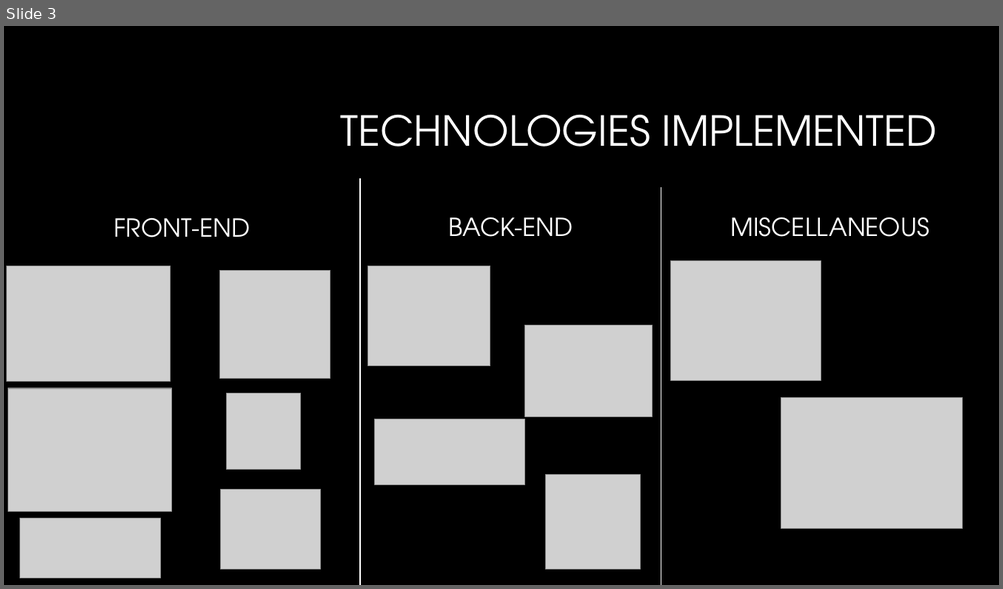
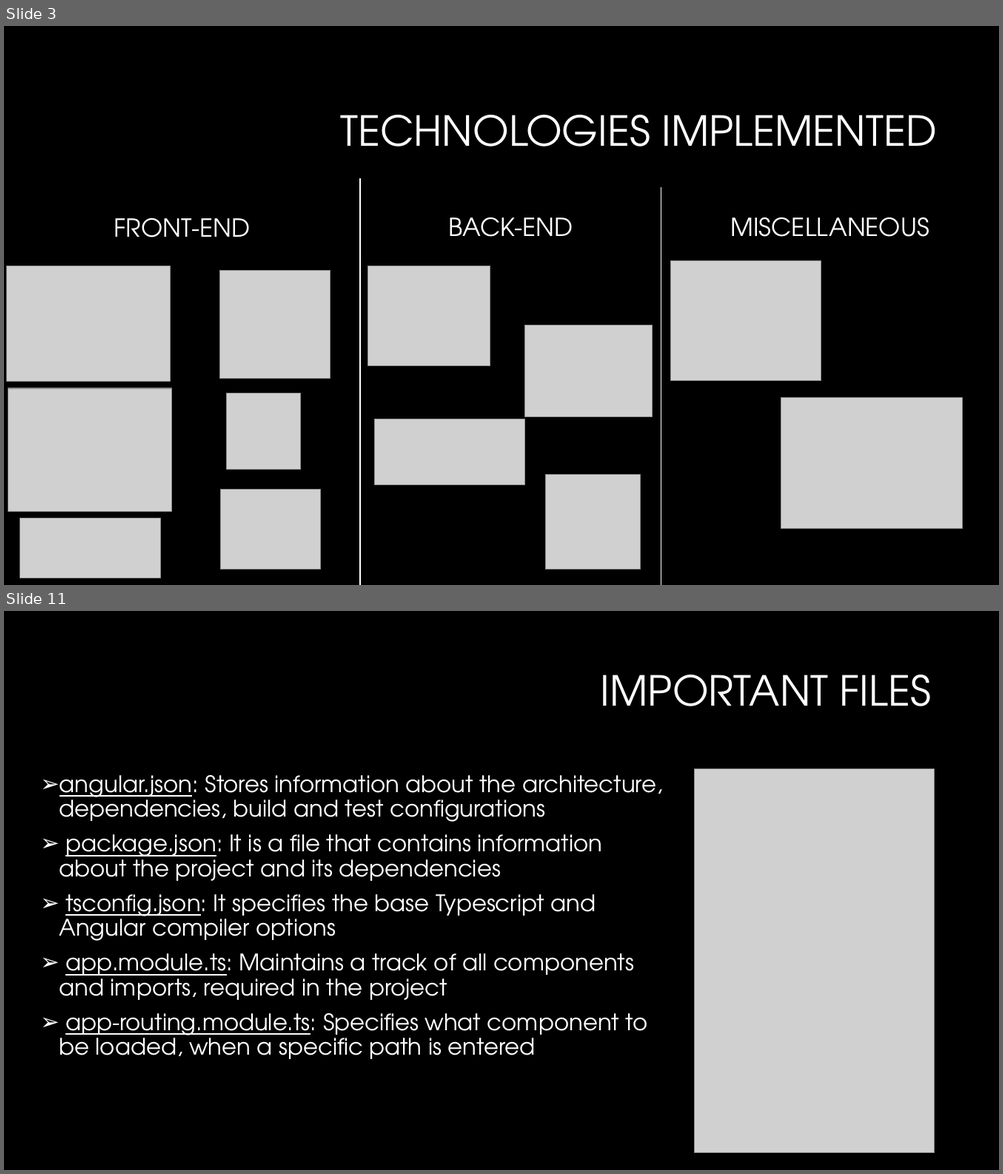
Before and after one commit to ashimaakash03/ride-booking-application, a slide deck: RideBookingApplication.pptx. Shown one above the other, each under a label of ours: slide 3 before the commit, slides 3 and 11 after it; the slides between them are not shown. The pictures are 1003x589 and 1003x1174 pixels, drawn with LibreOffice and Linux fonts; fonts in the diff are those of the drawing; grey boxes stand for pictures; background and template pictures are left out. Boxes give left, top, right and bottom in pixels: in the first picture for what was removed or moved away, otherwise in the second. Text is boxed around its words. In the diff, an @@ line names an element or a change of style, - is before the commit and + after.

```diff
--- a/RideBookingApplication.pptx
+++ b/RideBookingApplication.pptx
@@ slide 11 added at bbox=[4, 611, 999, 1170], background #000000 @@
@@ title added at bbox=[600, 675, 930, 706], 40 pt, text #FFFFFF @@
+IMPORTANT FILES
@@ text added at bbox=[59, 775, 663, 1059], 22 pt, text #FFFFFF @@
+➢ angular.json: Stores information about the architecture, dependencies, build and test configurations
+➢ package.json: It is a file that contains information about the project and its dependencies
+➢ tsconfig.json: It specifies the base Typescript and Angular compiler options
+➢ app.module.ts: Maintains a track of all components and imports, required in the project
+➢ app-routing.module.ts: Specifies what component to be loaded, when a specific path is entered
@@ picture added at bbox=[694, 769, 933, 1153] @@
```
Also in this commit, not shown: 1 slide changed, 9 other slides added, 1 slide removed.
